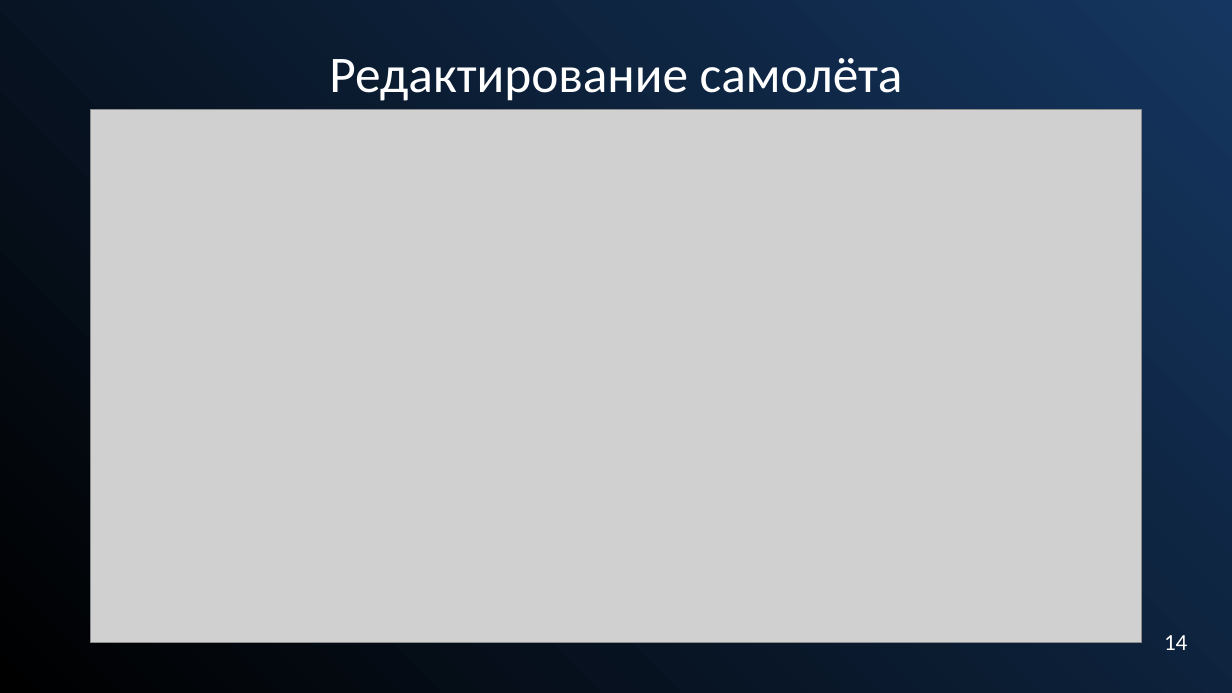
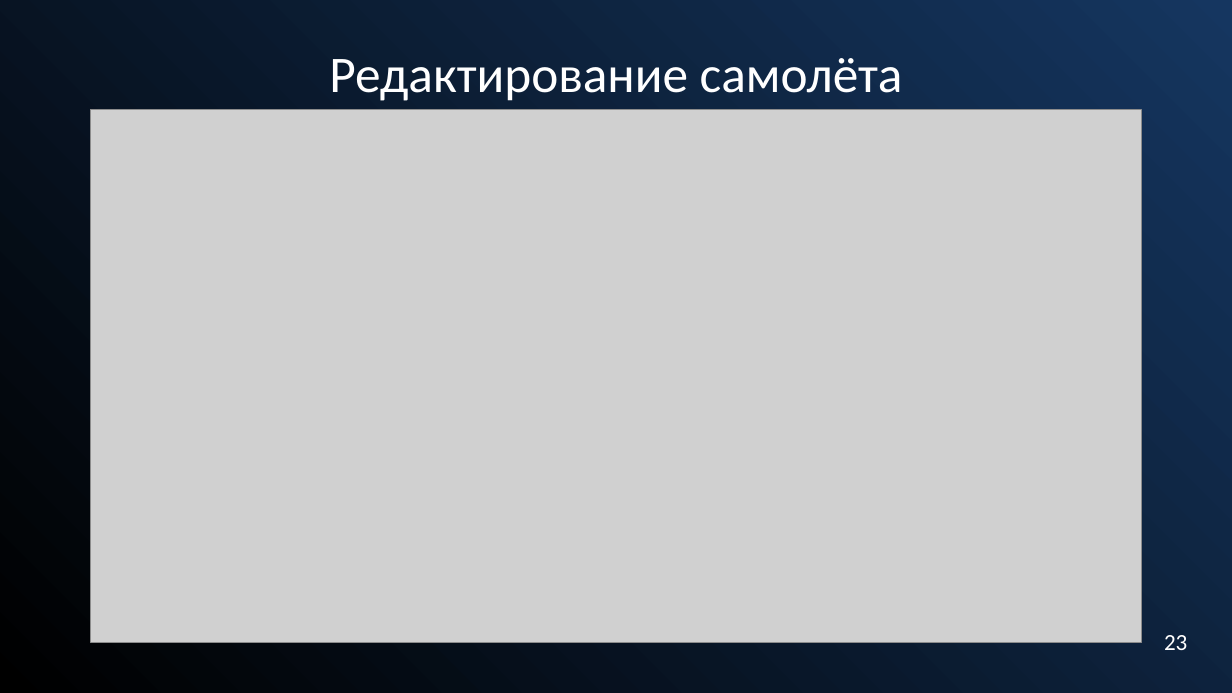
Before and after one commit to Alfamodik/AirCharter, a slide deck: slide 25 of Docs/ВКР/Презентация на защиту диплома.pptx (slide 23 before the commit). Drawn at 1232x693 pixels with LibreOffice and Linux fonts; fonts in the diff are those of the drawing; grey boxes stand for pictures. Boxes give left, top, right and bottom in pixels: in the first picture for what was removed or moved away, otherwise in the second. Text is boxed around its words. In the diff, an @@ line names an element or a change of style, - is before the commit and + after.

```diff
--- a/Docs/ВКР/Презентация на защиту диплома.pptx
+++ b/Docs/ВКР/Презентация на защиту диплома.pptx
@@ text at [1164,635,1187,650]: text changed @@
-14
+23
```
Also in this commit, not shown: 16 other slides changed, 5 slides added, 1 slide removed, 3 other files.
